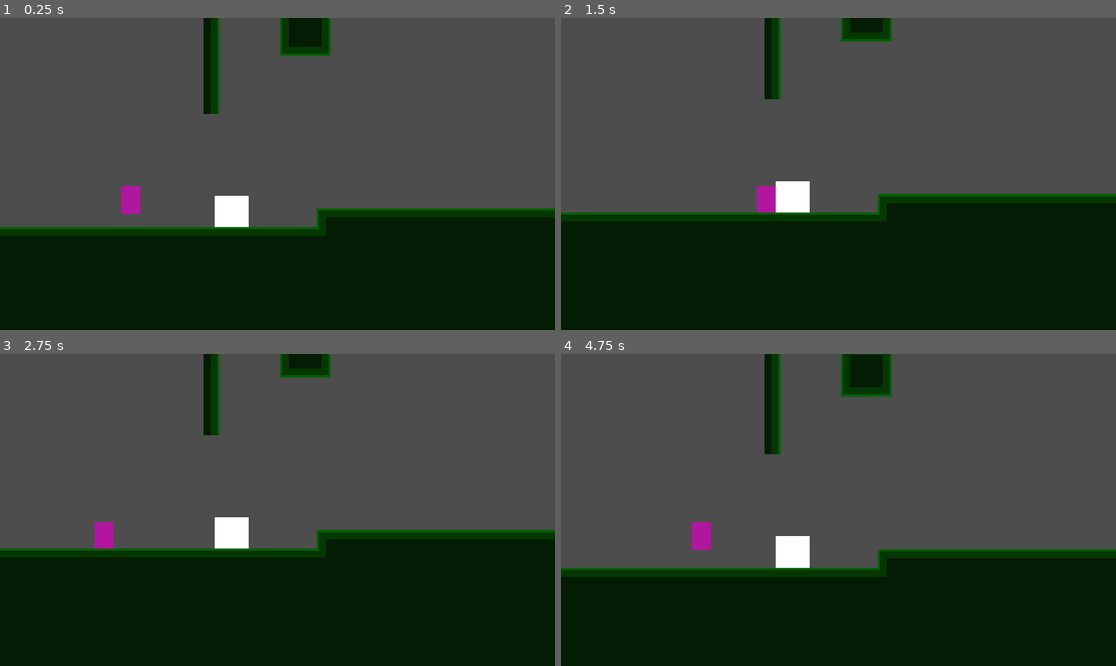
Above: before the commit, frames 1-4 (two rows, left to right).
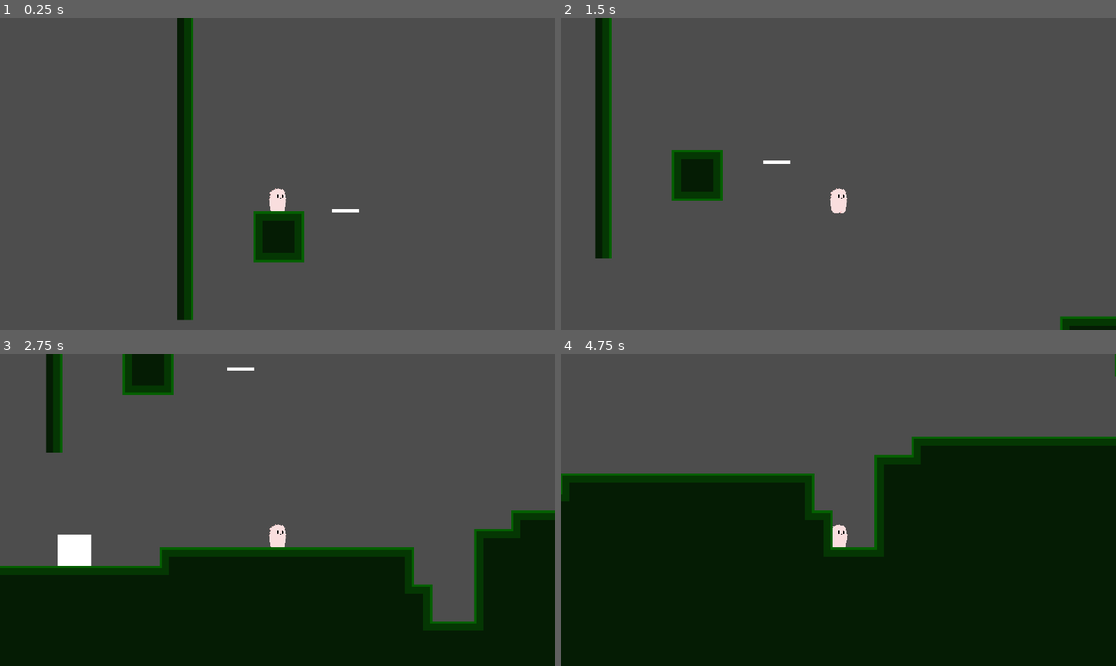
Above: after the commit, the same moments.

Repository: Tass2T/kiwiPtetre
Game: Godot game, scene res://Scenes/game.tscn
Two runs of this game, one before a commit and one after it. Both use one fixed random seed, a clock stepped at 60 frames per second and the inputs below.
Inputs:
- Up to frame 1 (0.25 s): no input
- Up to frame 2 (1.5 s): hold Right (right) from 0.53 s (still down); tap Shift (sprint) at 0.6, 1.35 s; tap Space (jump) at 0.77 s
- Up to frame 3 (2.75 s): tap Space (jump) at 1.52 s; release Right (right) at 2.03 s; hold Left (left) from 2.03 s (still down); tap Shift (sprint) at 2.1 s
- Up to frame 4 (4.75 s): release Left (left) at 2.78 s; hold Right (right) 2.78-4.28 s; tap Shift (sprint) at 2.85, 3.6, 4.35 s; tap Space (jump) at 3.02, 3.77, 4.52 s; hold Left (left) from 4.28 s (still down)

The runs differ from the first frame. In frame 1, 40% of the frame differs, in the area x 0-100%, y 0-100%; in frame 2, 46%; in frame 3, 14%; in frame 4, 36%.

Commit message:
ajout nouveau sprite joueurs

Diff:
--- a/Scenes/levels/level_1.tscn
+++ b/Scenes/levels/level_1.tscn
@@ -3,6 +3,7 @@
 [ext_resource type="PackedScene" uid="uid://b3x44w8rh4do3" path="res://scenes/player.tscn" id="1_2mbx3"]
 [ext_resource type="Texture2D" uid="uid://bc4jvwu4unqnm" path="res://Assets/Levels/level_one_spritesheet.png" id="2_6iamk"]
 [ext_resource type="PackedScene" uid="uid://cfsqd7yvnvein" path="res://scenes/props/jump_box.tscn" id="3_nsrm0"]
+[ext_resource type="PackedScene" uid="uid://bhwlc3eshk0j6" path="res://scenes/props/moving_Platform.tscn" id="4_x42e6"]
 
 [sub_resource type="TileSetAtlasSource" id="TileSetAtlasSource_6iamk"]
 texture = ExtResource("2_6iamk")
@@ -51,15 +52,16 @@
 [node name="Level_One" type="Node2D" unique_id=1112974152]
 
 [node name="Player" parent="." unique_id=1752384532 instance=ExtResource("1_2mbx3")]
-position = Vector2(903, 384)
+position = Vector2(2104, -995)
 collision_mask = 32782
 
 [node name="JumpBox" parent="." unique_id=903516360 instance=ExtResource("3_nsrm0")]
 position = Vector2(1487, 439)
 
-[node name="JumpBox2" parent="." unique_id=1070814140 instance=ExtResource("3_nsrm0")]
-position = Vector2(1997, -1092)
-
 [node name="TileMapLayer" type="TileMapLayer" parent="." unique_id=148466220]
 tile_map_data = PackedByteArray("AAAEAAUAAAACAAAAAAAAAAUAAAACAAAAAAABAAUAAAACAAAAAAACAAUAAAACAAAAAAADAAUAAAACAAAAAAAFAA …(31072 unchanged characters)…
 tile_set = SubResource("TileSet_ddicg")
+
+[node name="MovingPlatform" parent="." unique_id=92269649 instance=ExtResource("4_x42e6")]
+position = Vector2(2465, -911)
+waypoints = Array[Vector2]([Vector2(10, 10), Vector2(0, 0), Vector2(0, 0)])
--- a/Scenes/player.tscn
+++ b/Scenes/player.tscn
@@ -1,6 +1,7 @@
 [gd_scene format=3 uid="uid://b3x44w8rh4do3"]
 
 [ext_resource type="Script" uid="uid://cwr6gp4yhn71x" path="res://scripts/player/Player.gd" id="1_smehm"]
+[ext_resource type="Texture2D" uid="uid://2pkkocrth1ib" path="res://Assets/player/Spritesheet.png" id="2_d2wvv"]
 [ext_resource type="Script" uid="uid://c2ua2o68cn1uq" path="res://scripts/player/States/state_manager.gd" id="2_ur7pv"]
 [ext_resource type="Script" uid="uid://dmkluc0mejuef" path="res://scripts/player/States/idle_state.gd" id="3_y4r1p"]
 [ext_resource type="Script" uid="uid://bnp2d6b0wg7tt" path="res://scripts/player/States/run_state.gd" id="4_d2wvv"]
@@ -11,22 +12,160 @@
 [ext_resource type="Script" uid="uid://dnnvnrp5gcpn4" path="res://scripts/player/States/crouch_state.gd" id="9_ur7pv"]
 [ext_resource type="Script" uid="uid://cw882swai6pd0" path="res://scripts/player/States/bounce_state.gd" id="10_y4r1p"]
 
+[sub_resource type="AtlasTexture" id="AtlasTexture_d2wvv"]
+atlas = ExtResource("2_d2wvv")
+region = Rect2(0, 760, 266, 380)
+
+[sub_resource type="AtlasTexture" id="AtlasTexture_60mlk"]
+atlas = ExtResource("2_d2wvv")
+region = Rect2(266, 760, 266, 380)
+
+[sub_resource type="AtlasTexture" id="AtlasTexture_i4ail"]
+atlas = ExtResource("2_d2wvv")
+region = Rect2(532, 760, 266, 380)
+
+[sub_resource type="AtlasTexture" id="AtlasTexture_a38lo"]
+atlas = ExtResource("2_d2wvv")
+region = Rect2(798, 760, 266, 380)
+
+[sub_resource type="AtlasTexture" id="AtlasTexture_3v2ag"]
+atlas = ExtResource("2_d2wvv")
+region = Rect2(0, 0, 266, 380)
+
+[sub_resource type="AtlasTexture" id="AtlasTexture_jej6c"]
+atlas = ExtResource("2_d2wvv")
+region = Rect2(266, 0, 266, 380)
+
+[sub_resource type="AtlasTexture" id="AtlasTexture_f1ej7"]
+atlas = ExtResource("2_d2wvv")
+region = Rect2(0, 380, 266, 380)
+
+[sub_resource type="AtlasTexture" id="AtlasTexture_oprun"]
+atlas = ExtResource("2_d2wvv")
+region = Rect2(266, 380, 266, 380)
+
+[sub_resource type="AtlasTexture" id="AtlasTexture_a8ls1"]
+atlas = ExtResource("2_d2wvv")
+region = Rect2(0, 0, 266, 380)
+
+[sub_resource type="AtlasTexture" id="AtlasTexture_qfm1y"]
+atlas = ExtResource("2_d2wvv")
+region = Rect2(266, 0, 266, 380)
+
+[sub_resource type="AtlasTexture" id="AtlasTexture_fulsm"]
+atlas = ExtResource("2_d2wvv")
+region = Rect2(532, 0, 266, 380)
+
+[sub_resource type="AtlasTexture" id="AtlasTexture_4r5pv"]
+atlas = ExtResource("2_d2wvv")
+region = Rect2(798, 0, 266, 380)
+
+[sub_resource type="AtlasTexture" id="AtlasTexture_4ni07"]
+atlas = ExtResource("2_d2wvv")
+region = Rect2(0, 380, 266, 380)
+
+[sub_resource type="AtlasTexture" id="AtlasTexture_l71n6"]
+atlas = ExtResource("2_d2wvv")
+region = Rect2(266, 380, 266, 380)
+
+[sub_resource type="AtlasTexture" id="AtlasTexture_ke2ow"]
+atlas = ExtResource("2_d2wvv")
+region = Rect2(532, 380, 266, 380)
+
+[sub_resource type="AtlasTexture" id="AtlasTexture_ujl30"]
+atlas = ExtResource("2_d2wvv")
+region = Rect2(798, 380, 266, 380)
+
+[sub_resource type="SpriteFrames" id="SpriteFrames_ddicg"]
+animations = [{
+"frames": [{
+"duration": 1.0,
+"texture": SubResource("AtlasTexture_d2wvv")
+}, {
+"duration": 1.0,
+"texture": SubResource("AtlasTexture_60mlk")
+}, {
+"duration": 1.0,
+"texture": SubResource("AtlasTexture_i4ail")
+}, {
+"duration": 1.0,
+"texture": SubResource("AtlasTexture_a38lo")
+}],
+"loop": 0,
+"name": &"crouch",
+"speed": 15.0
+}, {
+"frames": [{
+"duration": 1.0,
+"texture": ExtResource("2_d2wvv")
+}, {
+"duration": 1.0,
+"texture": SubResource("AtlasTexture_3v2ag")
+}, {
+"duration": 1.0,
+"texture": SubResource("AtlasTexture_jej6c")
+}, {
+"duration": 1.0,
+"texture": SubResource("AtlasTexture_f1ej7")
+}, {
+"duration": 1.0,
+"texture": SubResource("AtlasTexture_oprun")
+}],
+"loop": 1,
+"name": &"default",
+"speed": 5.0
+}, {
+"frames": [{
+"duration": 1.0,
+"texture": SubResource("AtlasTexture_a8ls1")
+}, {
+"duration": 1.0,
+"texture": SubResource("AtlasTexture_qfm1y")
+}, {
+"duration": 1.0,
+"texture": SubResource("AtlasTexture_fulsm")
+}, {
+"duration": 1.0,
+"texture": SubResource("AtlasTexture_4r5pv")
+}],
+"loop": 2,
+"name": &"idle",
+"speed": 10.0
+}, {
+"frames": [{
+"duration": 1.0,
+"texture": SubResource("AtlasTexture_4ni07")
+}, {
+"duration": 1.0,
+"texture": SubResource("AtlasTexture_l71n6")
+}, {
+"duration": 1.0,
+"texture": SubResource("AtlasTexture_ke2ow")
+}, {
+"duration": 1.0,
+"texture": SubResource("AtlasTexture_ujl30")
+}],
+"loop": 1,
+"name": &"run",
+"speed": 10.0
+}]
+
 [sub_resource type="RectangleShape2D" id="RectangleShape2D_f60y1"]
-size = Vector2(133, 190)
+size = Vector2(102, 146)
 
 [node name="Player" type="CharacterBody2D" unique_id=1752384532 groups=["player"]]
 collision_mask = 6
 script = ExtResource("1_smehm")
 
-[node name="PlaceholderSprite" type="ColorRect" parent="." unique_id=1273994253]
-offset_left = -66.0
-offset_top = -95.0
-offset_right = 67.0
-offset_bottom = 95.0
-color = Color(0.7019608, 0.08627451, 0.61960787, 1)
+[node name="AnimatedSprite2D" type="AnimatedSprite2D" parent="." unique_id=1135793243]
+position = Vector2(0.4999936, 0.50000286)
+scale = Vector2(0.5, 0.5026316)
+sprite_frames = SubResource("SpriteFrames_ddicg")
+animation = &"crouch"
+autoplay = "idle"
 
 [node name="CollisionShape2D" type="CollisionShape2D" parent="." unique_id=302302455]
-position = Vector2(0.5, 0)
+position = Vector2(2, 15)
 shape = SubResource("RectangleShape2D_f60y1")
 
 [node name="Camera2D" type="Camera2D" parent="." unique_id=1334529353]
--- /dev/null
+++ b/scenes/props/moving_Platform.tscn
@@ -0,0 +1,17 @@
+[gd_scene format=3 uid="uid://bhwlc3eshk0j6"]
+
+[ext_resource type="Script" uid="uid://bki88xbttqq5f" path="res://scripts/props/moving_platform.gd" id="1_rvaur"]
+
+[sub_resource type="RectangleShape2D" id="RectangleShape2D_rvaur"]
+size = Vector2(188, 22)
+
+[node name="MovingPlatform" type="AnimatableBody2D" unique_id=876413848]
+script = ExtResource("1_rvaur")
+
+[node name="ColorRect" type="ColorRect" parent="." unique_id=2125759888]
+offset_right = 188.0
+offset_bottom = 22.0
+
+[node name="CollisionShape2D" type="CollisionShape2D" parent="." unique_id=704884947]
+position = Vector2(94, 11)
+shape = SubResource("RectangleShape2D_rvaur")
--- /dev/null
+++ b/scripts/props/moving_platform.gd
@@ -0,0 +1,48 @@
+class_name Moving_Platform extends AnimatableBody2D
+
+@export var waypoints: Array[Vector2] = []
+@export var speed: float = 100.0
+@export var loop: bool = true
+@export var wait_time: float = 0.0
+@export var start_delay: float = 0.0
+
+var _current_index: int = 0
+var _direction: int = 1
+var _waiting: bool = false
+var _started: bool = false
+
+func _ready() -> void:
+	if waypoints.is_empty():
+		return
+	await get_tree().create_timer(start_delay).timeout
+	_started = true
+
+func _physics_process(delta: float) -> void:
+	if not _started or _waiting or waypoints.is_empty():
+		return
+
+	var target = to_global(waypoints[_current_index])
+	var direction_vec = (target - global_position)
+	var distance = direction_vec.length()
+	var move_step = speed * delta
+
+	if move_step >= distance:
+		global_position = target
+		_on_waypoint_reached()
+	else:
+		move_and_collide(direction_vec.normalized() * move_step)
+
+func _on_waypoint_reached() -> void:
+	if wait_time > 0.0:
+		_waiting = true
+		await get_tree().create_timer(wait_time).timeout
+		_waiting = false
+
+	if loop:
+		_current_index = (_current_index + 1) % waypoints.size()
+	else:
+		var next = _current_index + _direction
+		if next >= waypoints.size() or next < 0:
+			_direction *= -1
+			next = _current_index + _direction
+		_current_index = next
Binary file added: Assets/player/Spritesheet.png
Not shown, added: Assets/player/Spritesheet.png.import
Not shown, added: scripts/props/moving_platform.gd.uid
